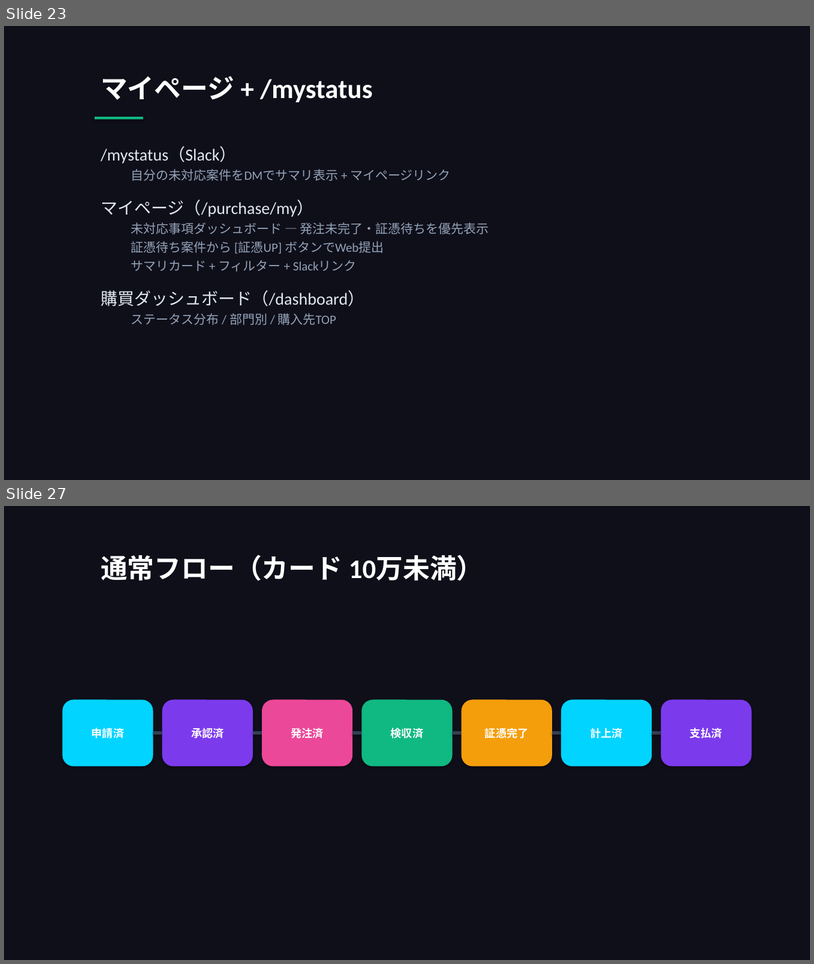
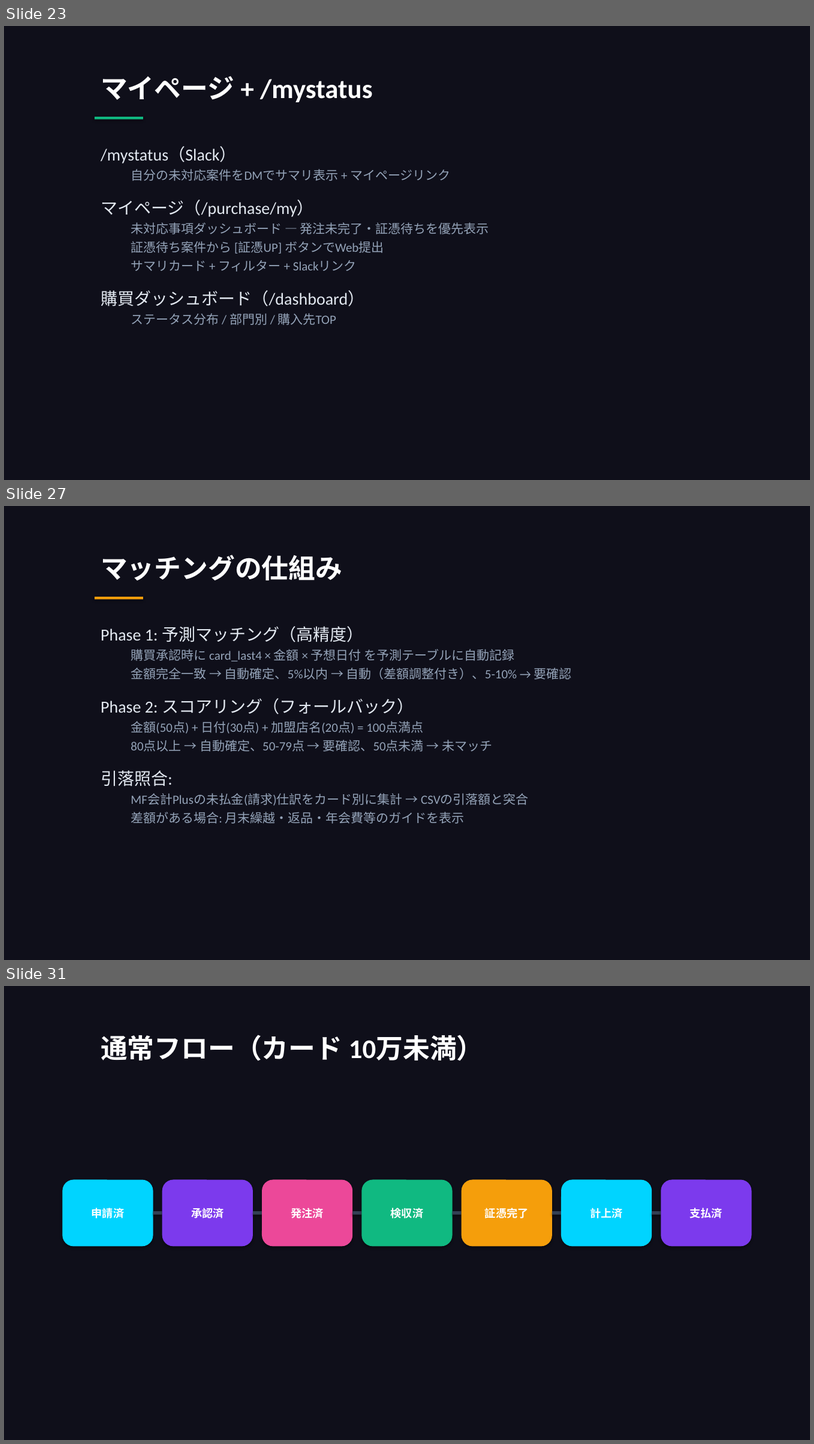
Before and after one commit to takeshiizawa123/next-procurement-poc, a slide deck: docs/operational-guide.pptx. Shown one above the other, each under a label of ours: slides 23 and 27 before the commit, slides 23, 27 and 31 after it; the slides between them are not shown. The pictures are 814x964 and 814x1444 pixels, drawn with LibreOffice and Linux fonts; fonts in the diff are those of the drawing. Boxes give left, top, right and bottom in pixels: in the first picture for what was removed or moved away, otherwise in the second. Text is boxed around its words. In the diff, an @@ line names an element or a change of style, - is before the commit and + after.

```diff
--- a/docs/operational-guide.pptx
+++ b/docs/operational-guide.pptx
@@ slide 27 added at [4, 506, 810, 960], background #0F0F1A @@
@@ text added at [101, 555, 342, 580], 32 pt, text #FFFFFF, bold @@
+マッチングの仕組み
@@ rectangle added at [95, 597, 143, 599], fill #F59E0B @@
@@ text added at [101, 626, 572, 823], 15 pt, text #94A3B8 @@
+Phase 1: 予測マッチング（高精度）
+  購買承認時に card_last4 × 金額 × 予想日付 を予測テーブルに自動記録
+  金額完全一致 → 自動確定、5%以内 → 自動（差額調整付き）、5-10% → 要確認
+Phase 2: スコアリング（フォールバック）
+  金額(50点) + 日付(30点) + 加盟店名(20点) = 100点満点
+  80点以上 → 自動確定、50-79点 → 要確認、50点未満 → 未マッチ
+引落照合:
+  MF会計Plusの未払金(請求)仕訳をカード別に集計 → CSVの引落額と突合
+  差額がある場合: 月末繰越・返品・年会費等のガイドを表示
@@ what was slide 27 is now slide 31 @@
```
Also in this commit, not shown: 4 slides changed, 3 other slides added, 3 other files.
